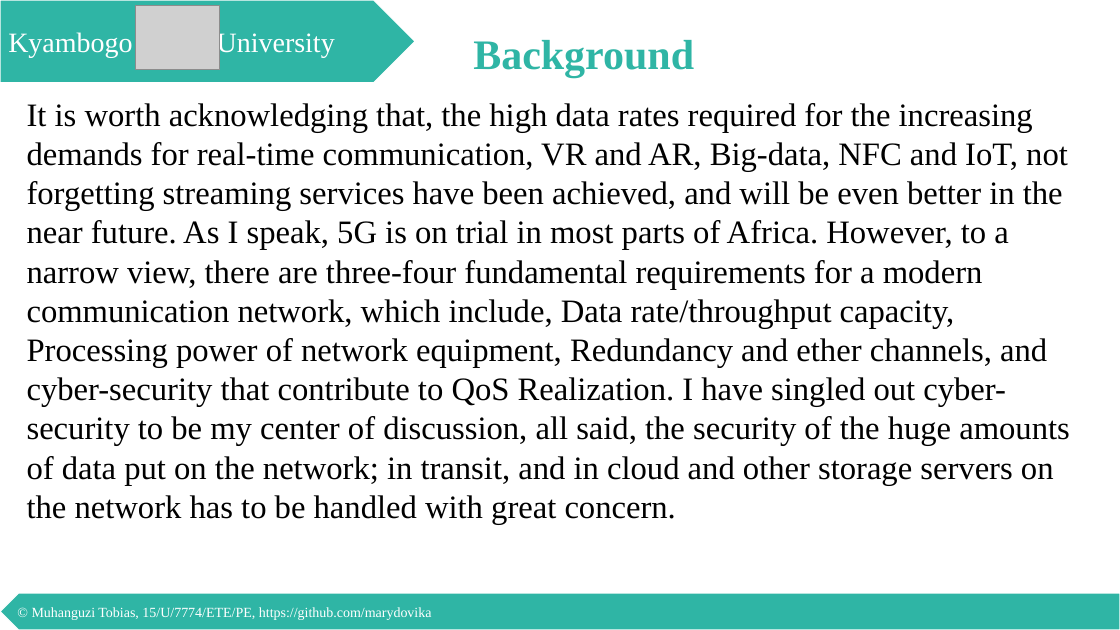
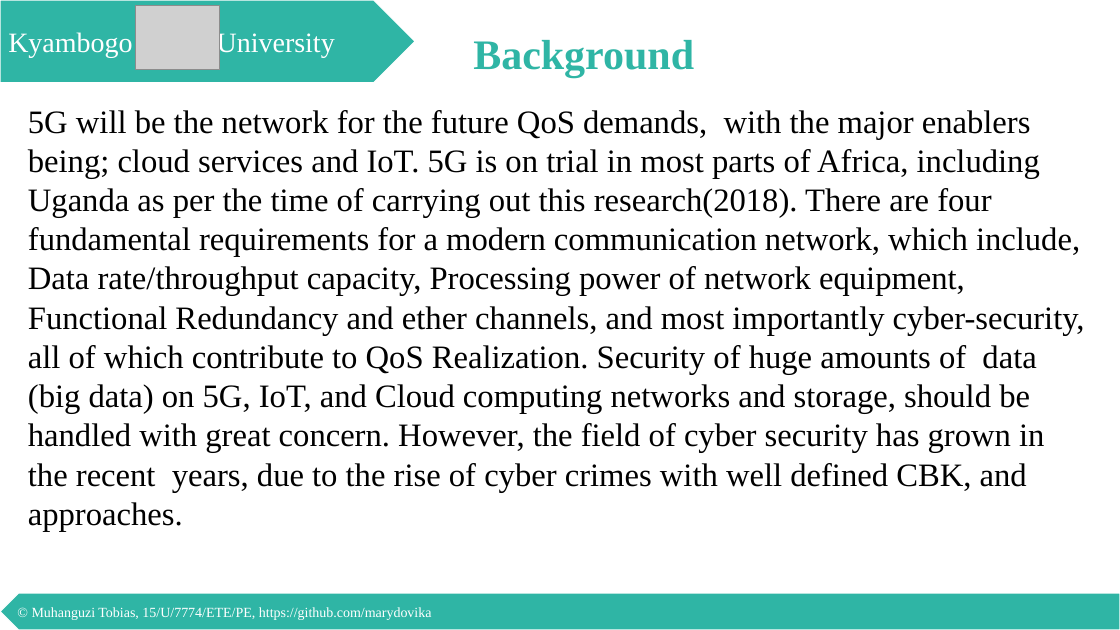
Before and after one commit to marydovika/Cyber-Security-Project-for-5G-IoT-Cloud-NFC, a slide deck: slide 3 of presentations/proposalPresentation.pptx. Drawn at 1120x630 pixels with LibreOffice and Linux fonts; fonts in the diff are those of the drawing; grey boxes stand for pictures. Boxes give left, top, right and bottom in pixels: in the first picture for what was removed or moved away, otherwise in the second. Text is boxed around its words. In the diff, an @@ line names an element or a change of style, - is before the commit and + after.

```diff
--- a/presentations/proposalPresentation.pptx
+++ b/presentations/proposalPresentation.pptx
@@ text at [28, 110, 1085, 531]: text changed @@
-It is worth acknowledging that, the high data rates required for the increasing demands for real-time communication, VR and AR, Big-data, NFC and IoT, not forgetting streaming services have been achieved, and will be even better in the near future. As I speak, 5G is on trial in most parts of Africa. However, to a narrow view, there are three-four fundamental requirements for a modern communication network, which include, Data rate/throughput capacity, Processing power of network equipment, Redundancy and ether channels, and cyber-security that contribute to QoS Realization. I have singled out cyber-security to be my center of discussion, all said, the security of the huge amounts of data put on the network; in transit, and in cloud and other storage servers on the network has to be handled with great concern.
+5G will be the network for the future QoS demands, with the major enablers being; cloud services and IoT. 5G is on trial in most parts of Africa, including Uganda as per the time of carrying out this research(2018). There are four fundamental requirements for a modern communication network, which include, Data rate/throughput capacity, Processing power of network equipment, Functional Redundancy and ether channels, and most importantly cyber-security, all of which contribute to QoS Realization. Security of huge amounts of data (big data) on 5G, IoT, and Cloud computing networks and storage, should be handled with great concern. However, the field of cyber security has grown in the recent years, due to the rise of cyber crimes with well defined CBK, and approaches.
```
Also in this commit, not shown: 26 other slides changed.
